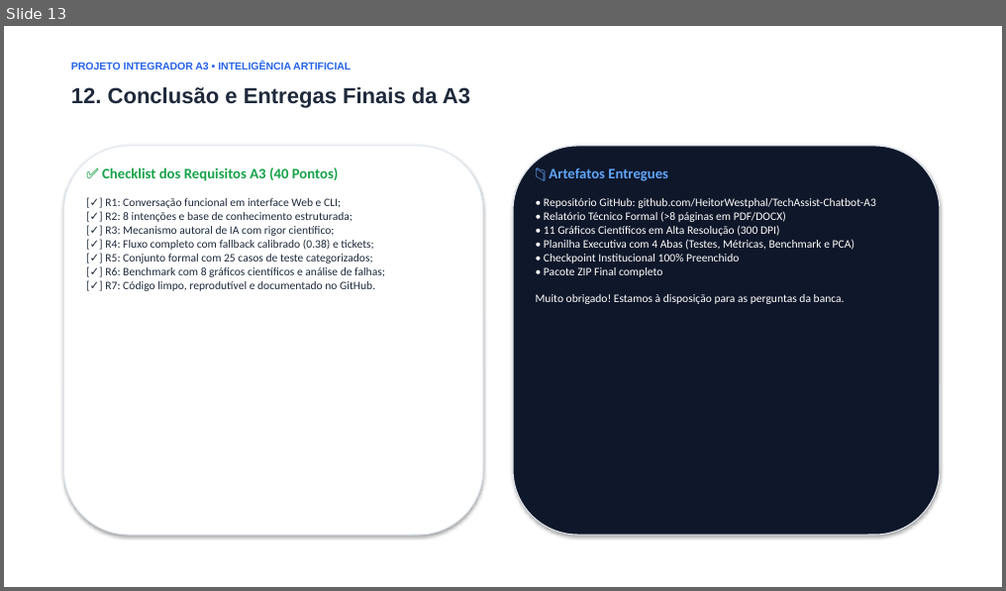
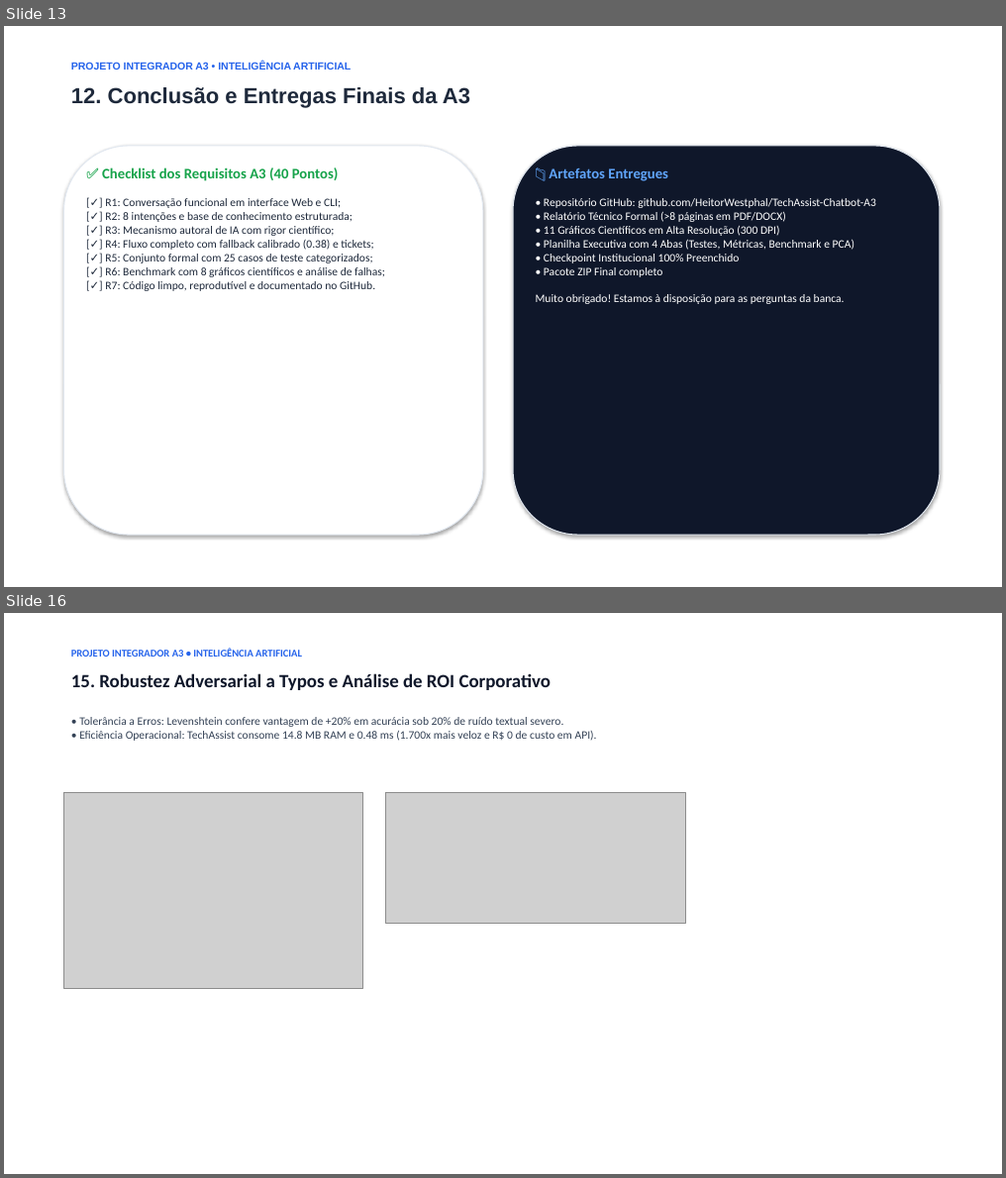
Before and after one commit to HeitorWestphal/TechAssist-Chatbot-A3, a slide deck: docs/APRESENTACAO_DEFESA_A3.pptx. Shown one above the other, each under a label of ours: slide 13 before the commit, slides 13 and 16 after it; the slides between them are not shown. The pictures are 1006x591 and 1006x1178 pixels, drawn with LibreOffice and Linux fonts; fonts in the diff are those of the drawing; grey boxes stand for pictures. Boxes give left, top, right and bottom in pixels: in the first picture for what was removed or moved away, otherwise in the second. Text is boxed around its words. In the diff, an @@ line names an element or a change of style, - is before the commit and + after.

Commit message:
feat: validacao estatistica mcnemar, diagrama ece, robustez adversarial, guardrails lgpd e docker

```diff
--- a/docs/APRESENTACAO_DEFESA_A3.pptx
+++ b/docs/APRESENTACAO_DEFESA_A3.pptx
@@ slide 16 added at <box>4,613,1002,1174</box>, background #FFFFFF @@
@@ text added at <box>71,648,302,657</box>, 10 pt, text #2563EB, bold @@
+PROJETO INTEGRADOR A3 • INTELIGÊNCIA ARTIFICIAL
@@ text added at <box>71,673,551,690</box>, 18 pt, text #0F172A, bold @@
+15. Robustez Adversarial a Typos e Análise de ROI Corporativo
@@ text added at <box>79,717,597,741</box>, 11 pt, text #334155 @@
+• Tolerância a Erros: Levenshtein confere vantagem de +20% em acurácia sob 20% de ruído textual severo.
+• Eficiência Operacional: TechAssist consome 14.8 MB RAM e 0.48 ms (1.700x mais veloz e R$ 0 de custo em API).
@@ picture added at <box>63,792,363,989</box> @@
@@ picture added at <box>386,792,685,924</box> @@
```
Also in this commit, not shown: 3 other slides added, 20 other files.
